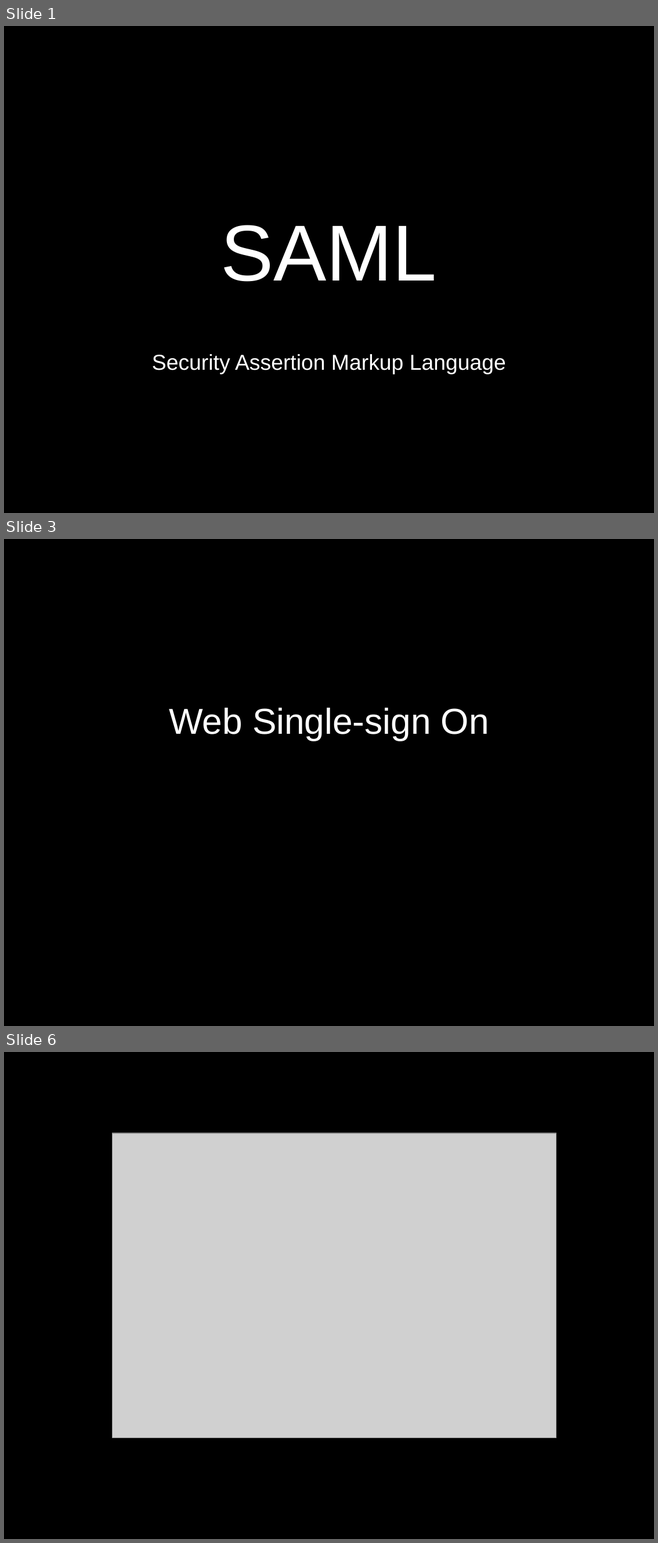
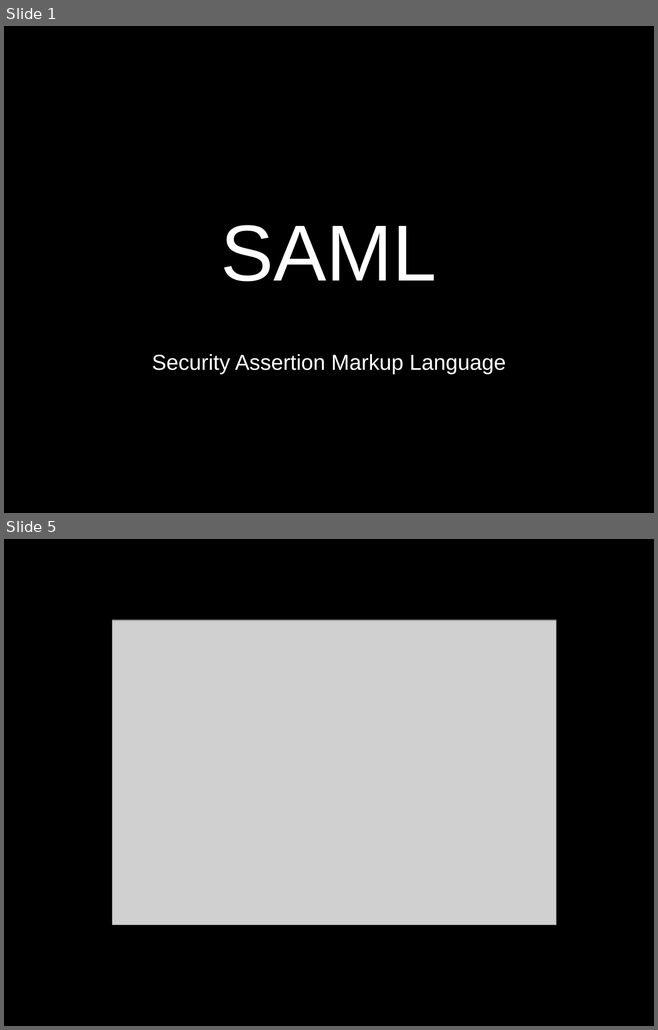
Before and after one commit to janasle/javabin-saml-demo, a slide deck: notes/javabin_saml.ppt. Shown one above the other, each under a label of ours: slides 1, 3 and 6 before the commit, slides 1 and 5 after it; the slides between them are not shown. The pictures are 658x1543 and 658x1030 pixels, drawn with LibreOffice and Linux fonts; fonts in the diff are those of the drawing; grey boxes stand for pictures. Boxes give left, top, right and bottom in pixels: in the first picture for what was removed or moved away, otherwise in the second. Text is boxed around its words. In the diff, an @@ line names an element or a change of style, - is before the commit and + after.

```diff
--- a/notes/javabin_saml.ppt
+++ b/notes/javabin_saml.ppt
@@ slide 3 removed at bbox=[4, 539, 654, 1026], background #000000 @@
@@ text removed at bbox=[169, 708, 489, 740] @@
-Web Single-sign On
@@ what was slide 6 is now slide 5 @@
```
Also in this commit, not shown: 12 slides changed, 6 slides added, 1 other slide removed, 23 other files.
